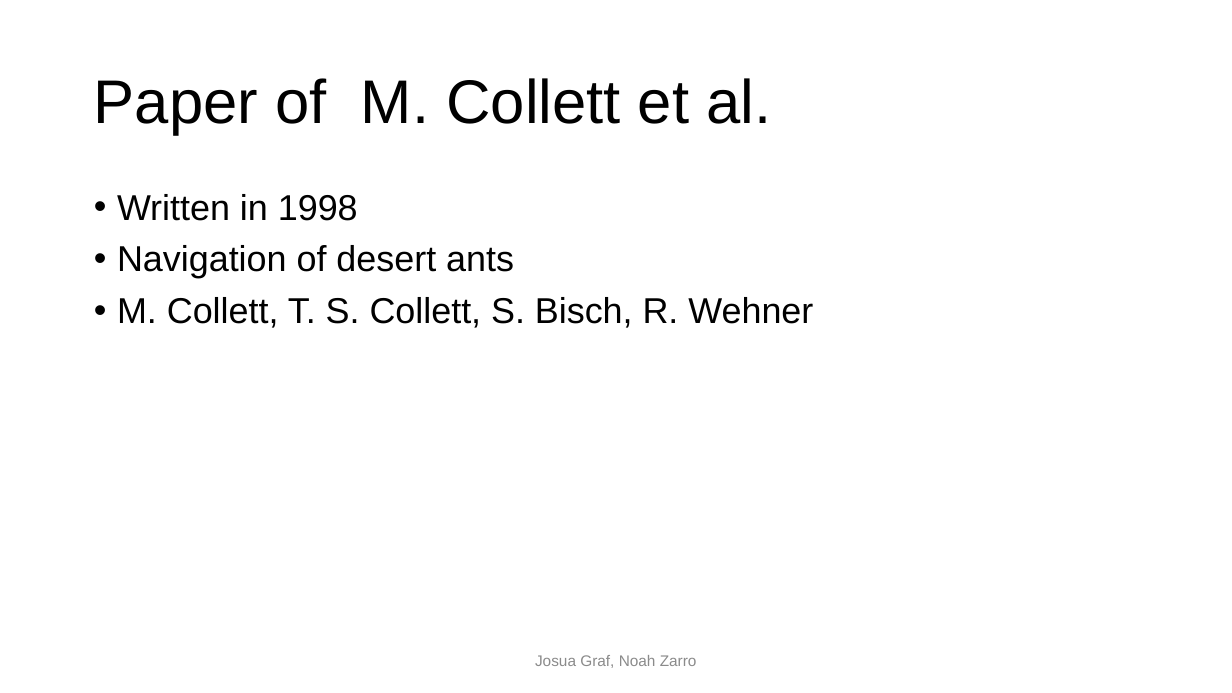
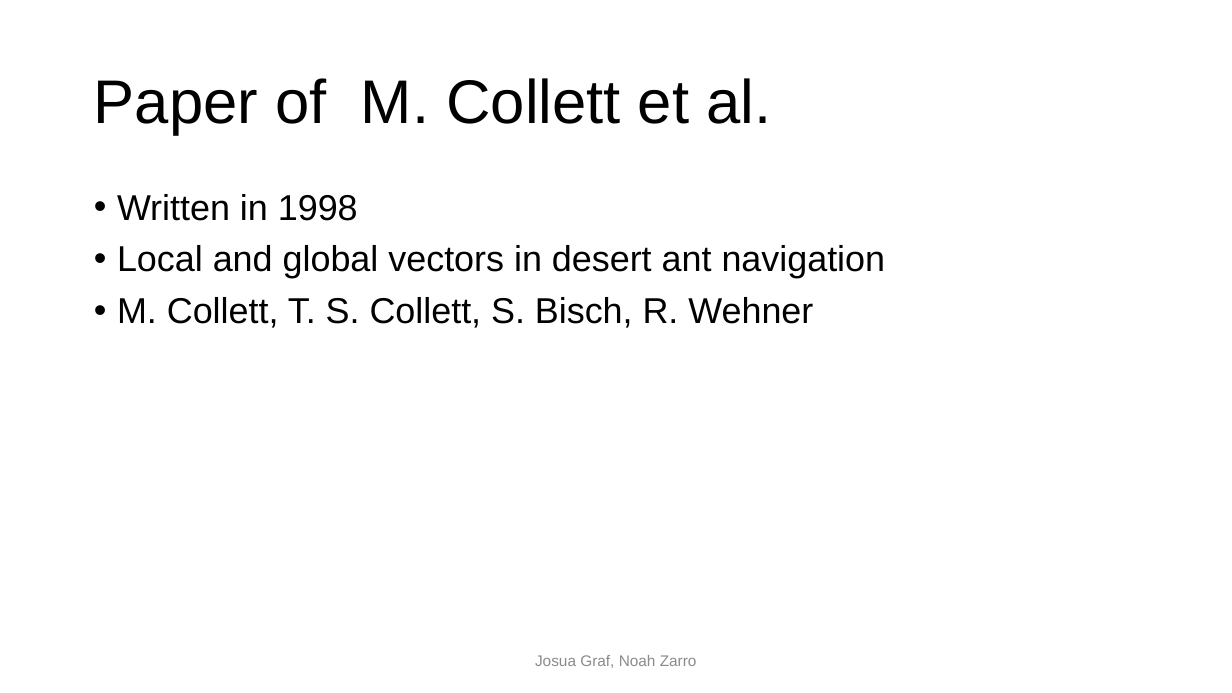
Before and after one commit to noahzarro/project_template, a slide deck: slide 2 of final_presentation/Back to home in desert.pptx. Drawn at 1232x693 pixels with LibreOffice and Linux fonts; fonts in the diff are those of the drawing; background and template pictures are left out. Boxes give left, top, right and bottom in pixels: in the first picture for what was removed or moved away, otherwise in the second. Text is boxed around its words. In the diff, an @@ line names an element or a change of style, - is before the commit and + after.

Commit message:
presentation final again

```diff
--- a/final_presentation/Back to home in desert.pptx
+++ b/final_presentation/Back to home in desert.pptx
@@ text at (x1=117, y1=245, x2=886, y2=278): text changed @@
-• Navigation of desert ants
+• Local and global vectors in desert ant navigation
```
Also in this commit, not shown: 1 other slide changed, 1 other file.
